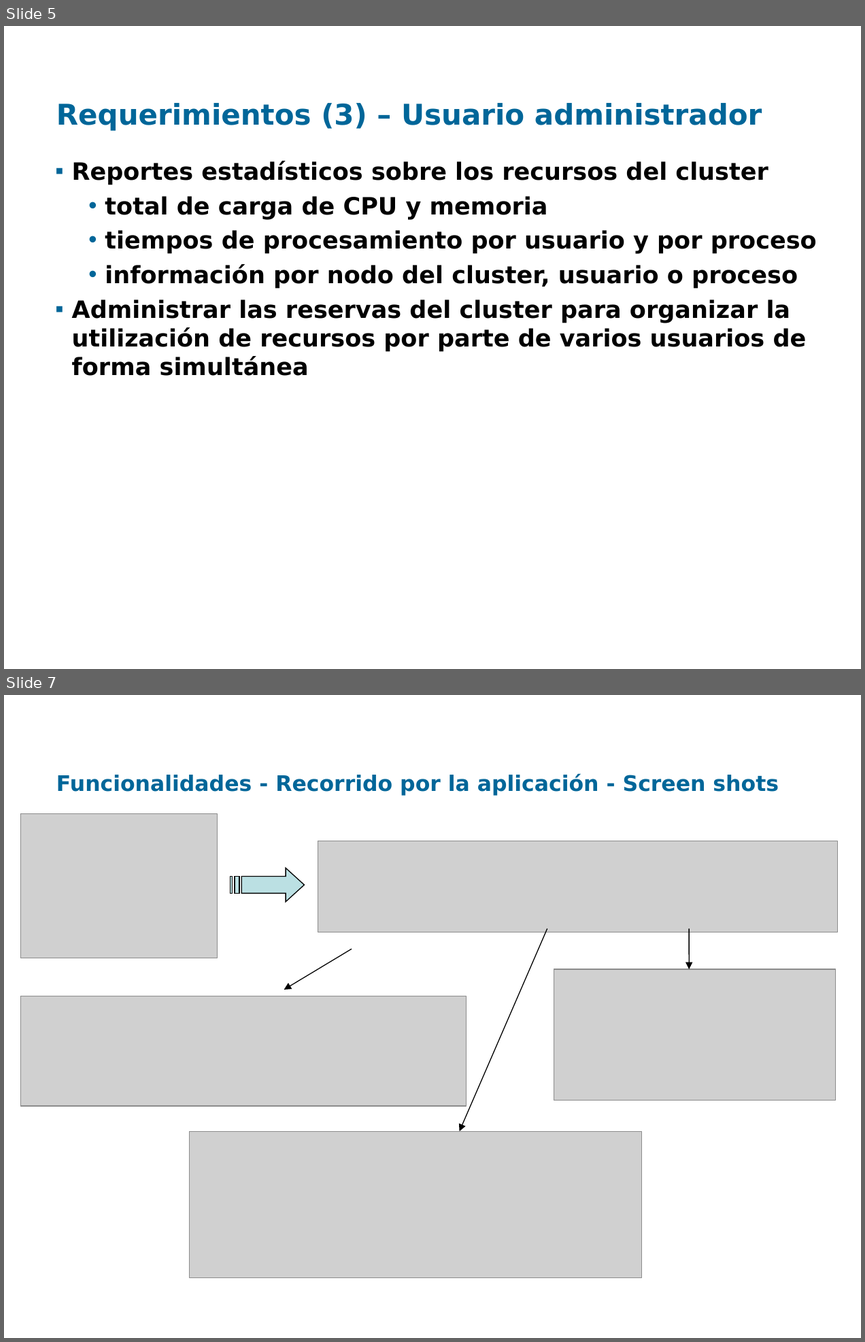
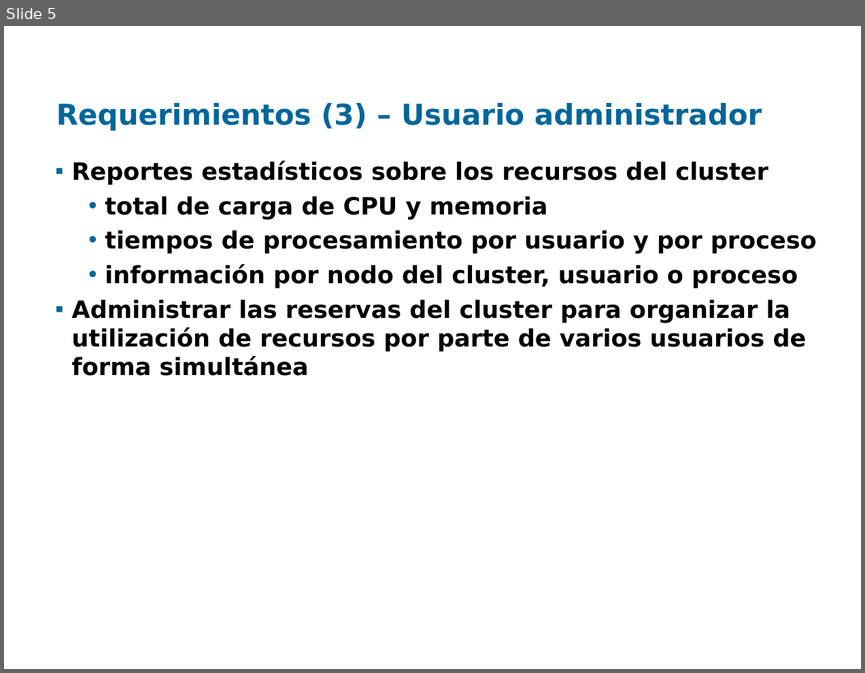
Before and after one commit to santiago-iturriaga/pgruso2007, a slide deck: Documentacion/Presentación Fenton - Damian.ppt. Shown one above the other, each under a label of ours: slides 5 and 7 before the commit, slide 5 after it; the slides between them are not shown. The pictures are 865x1342 and 865x673 pixels, drawn with LibreOffice and Linux fonts; fonts in the diff are those of the drawing; grey boxes stand for pictures; background and template pictures are left out. Boxes give left, top, right and bottom in pixels: in the first picture for what was removed or moved away, otherwise in the second. Text is boxed around its words. In the diff, an @@ line names an element or a change of style, - is before the commit and + after.

```diff
--- a/Documentacion/Presentación Fenton - Damian.ppt
+++ b/Documentacion/Presentación Fenton - Damian.ppt
@@ slide 7 removed at (x1=4, y1=695, x2=861, y2=1338), background picture (left out) @@
@@ title removed at (x1=56, y1=774, x2=779, y2=796) @@
-Funcionalidades - Recorrido por la aplicación - Screen shots
@@ picture removed at (x1=21, y1=814, x2=218, y2=958) @@
@@ picture removed at (x1=317, y1=841, x2=837, y2=932) @@
@@ freeform shape removed at (x1=230, y1=868, x2=305, y2=902) @@
@@ arrow removed from (547, 929) to (459, 1131) @@
@@ arrow removed from (689, 929) to (689, 969) @@
@@ arrow removed from (352, 949) to (284, 989) @@
@@ picture removed at (x1=554, y1=969, x2=836, y2=1100) @@
@@ picture removed at (x1=21, y1=996, x2=466, y2=1106) @@
@@ picture removed at (x1=189, y1=1131, x2=641, y2=1278) @@
```
Also in this commit, not shown: 3 slides changed, 1 slide added.
